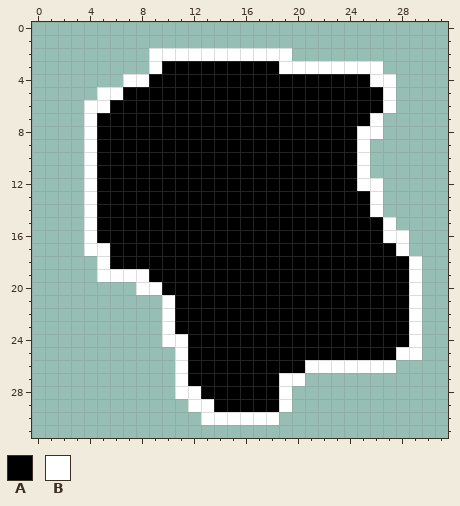
File history of a pixel-art sprite, sprites/spr_asteroid_mini/layers/0d596955-391d-4743-9cac-080d4e98f8cc/2fc749a3-c47f-42e4-9d44-081aa3133083.png. Above, as it was before the edit.
The file is 32x32 pixels.
Palette (. is transparent): A #000000  B #ffffff
After the commit:
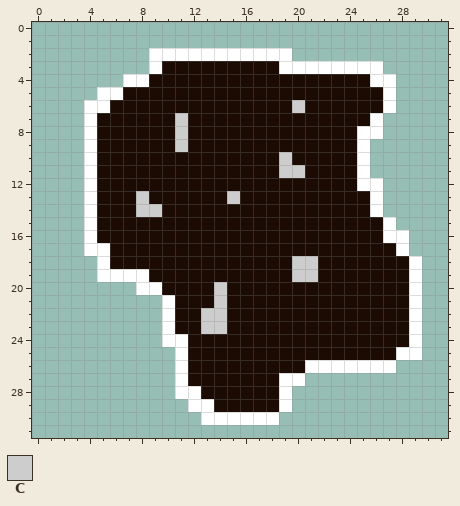
Colours new in this view: C #cdcdcd
Change:
@@ palette @@
-A #000000
+A #1c0b02
@@ x 6..22 @@
  5 BAAAAAAAAAAAAAAAA
- 6 AAAAAAAAAAAAAAAAA
- 7 AAAAAAAAAAAAAAAAA
- 8 AAAAAAAAAAAAAAAAA
- 9 AAAAAAAAAAAAAAAAA
-10 AAAAAAAAAAAAAAAAA
-11 AAAAAAAAAAAAAAAAA
+ 6 AAAAAAAAAAAAAACAA
+ 7 AAAAACAAAAAAAAAAA
+ 8 AAAAACAAAAAAAAAAA
+ 9 AAAAACAAAAAAAAAAA
+10 AAAAAAAAAAAAACAAA
+11 AAAAAAAAAAAAACCAA
 12 AAAAAAAAAAAAAAAAA
-13 AAAAAAAAAAAAAAAAA
-14 AAAAAAAAAAAAAAAAA
+13 AACAAAAAACAAAAAAA
+14 AACCAAAAAAAAAAAAA
 15 AAAAAAAAAAAAAAAAA
@@ x 11..23 @@
 17 AAAAAAAAAAAAA
-18 AAAAAAAAAAAAA
-19 AAAAAAAAAAAAA
-20 AAAAAAAAAAAAA
-21 AAAAAAAAAAAAA
-22 AAAAAAAAAAAAA
-23 AAAAAAAAAAAAA
+18 AAAAAAAAACCAA
+19 AAAAAAAAACCAA
+20 AAACAAAAAAAAA
+21 AAACAAAAAAAAA
+22 AACCAAAAAAAAA
+23 AACCAAAAAAAAA
 24 BAAAAAAAAAAAA
Pixel boxes of the changes (left, top, right, bottom) in both pictures:
changed: (97, 61, 409, 412)
